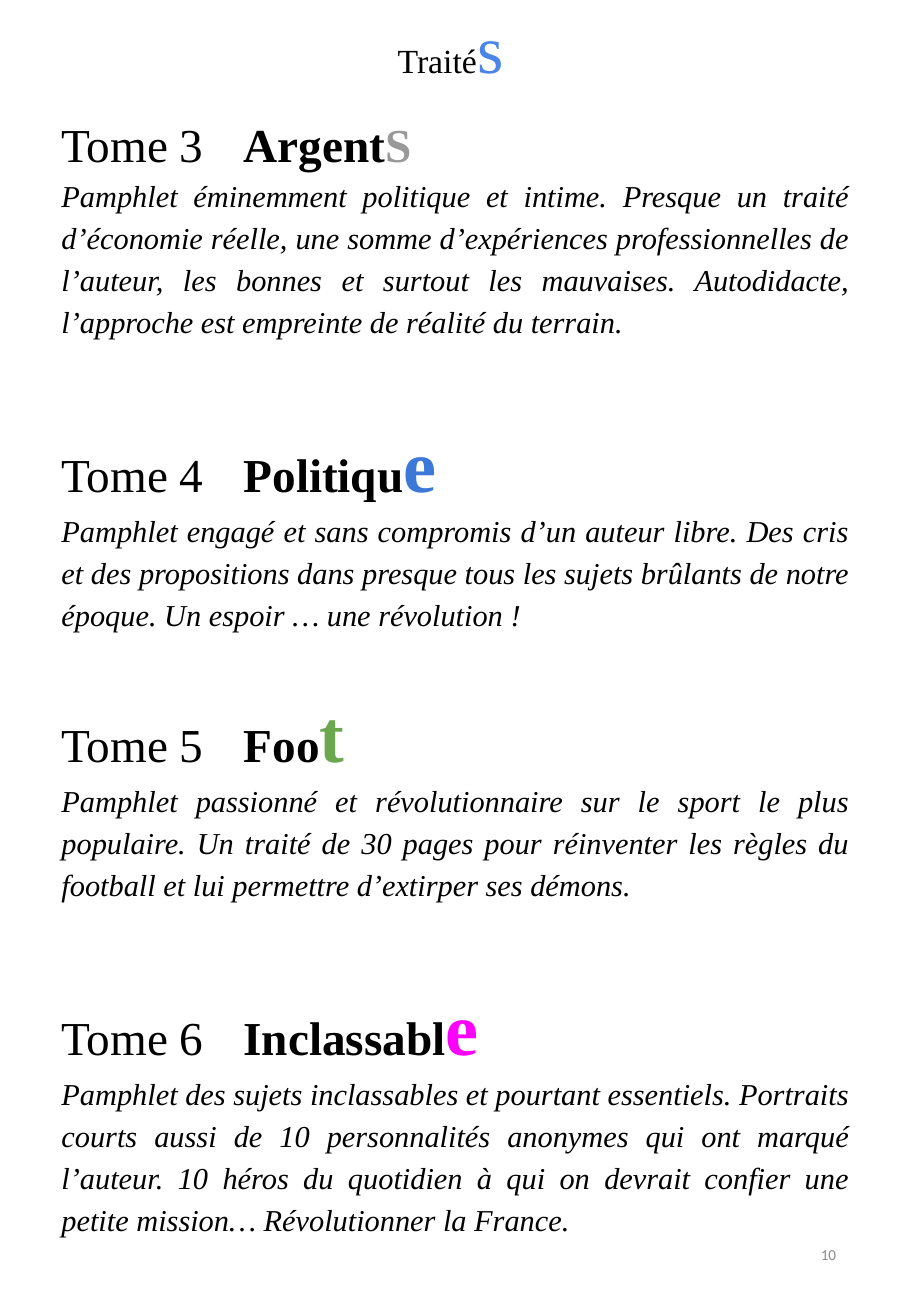
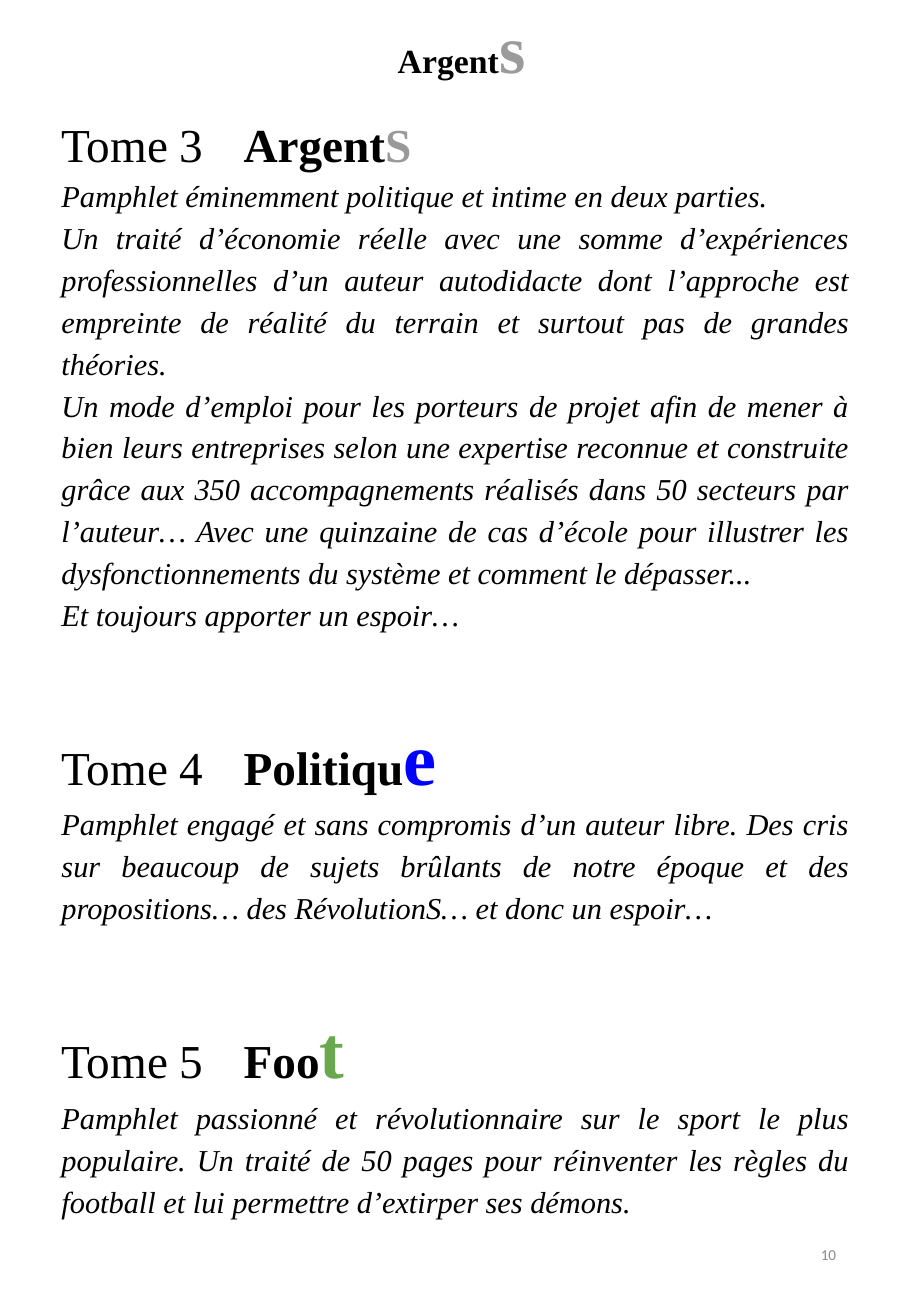
Before and after one commit to BenjaminLOUIS84/e_commerce, a slide deck: slide 10 of e_commerce/public/ppsx/tome3.ppsx. Drawn at 911x1316 pixels with LibreOffice and Linux fonts; fonts in the diff are those of the drawing. Boxes give left, top, right and bottom in pixels: in the first picture for what was removed or moved away, otherwise in the second. Text is boxed around its words. In the diff, an @@ line names an element or a change of style, - is before the commit and + after.

Commit message:
MAJ

```diff
--- a/e_commerce/public/ppsx/tome3.ppsx
+++ b/e_commerce/public/ppsx/tome3.ppsx
@@ text at (x1=386, y1=0, x2=539, y2=95): text changed; bold on @@
-Traités
+Argents
@@ text at (x1=61, y1=186, x2=849, y2=632): text changed @@
-Pamphlet éminemment politique et intime. Presque un traité d’économie réelle, une somme d’expériences professionnelles de l’auteur, les bonnes et surtout les mauvaises. Autodidacte, l’approche est empreinte de réalité du terrain.
+Pamphlet éminemment politique et intime en deux parties.
+Un traité d’économie réelle avec une somme d’expériences professionnelles d’un auteur autodidacte dont l’approche est empreinte de réalité du terrain et surtout pas de grandes théories.
+Un mode d’emploi pour les porteurs de projet afin de mener à bien leurs entreprises selon une expertise reconnue et construite grâce aux 350 accompagnements réalisés dans 50 secteurs par l’auteur… Avec une quinzaine de cas d’école pour illustrer les dysfonctionnements du système et comment le dépasser...
+Et toujours apporter un espoir…
@@ text at (x1=61, y1=754, x2=204, y2=786): text colour #3C78D8 to #0102FD in "Politique" @@
@@ text at (x1=61, y1=814, x2=849, y2=926): text changed @@
-Pamphlet engagé et sans compromis d’un auteur libre. Des cris et des propositions dans presque tous les sujets brûlants de notre époque. Un espoir … une révolution !
+Pamphlet engagé et sans compromis d’un auteur libre. Des cris sur beaucoup de sujets brûlants de notre époque et des propositions… des RévolutionS… et donc un espoir…
@@ text at (x1=61, y1=1108, x2=849, y2=1219): text changed @@
-Pamphlet passionné et révolutionnaire sur le sport le plus populaire. Un traité de 30 pages pour réinventer les règles du football et lui permettre d’extirper ses démons.
-Tome 6 Inclassable
-Pamphlet des sujets inclassables et pourtant essentiels. Portraits courts aussi de 10 personnalités anonymes qui ont marqué l’auteur. 10 héros du quotidien à qui on devrait confier une petite mission… Révolutionner la France.
+Pamphlet passionné et révolutionnaire sur le sport le plus populaire. Un traité de 50 pages pour réinventer les règles du football et lui permettre d’extirper ses démons.
```
Also in this commit, not shown: 56 other slides changed, 2 slides added.
